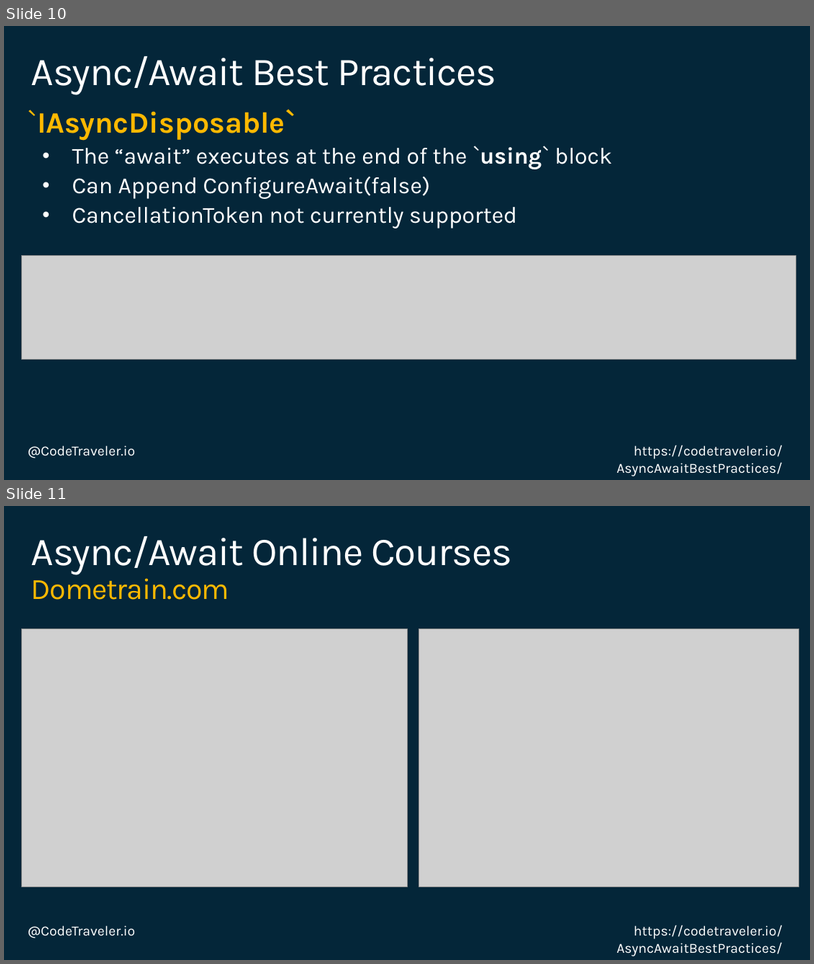
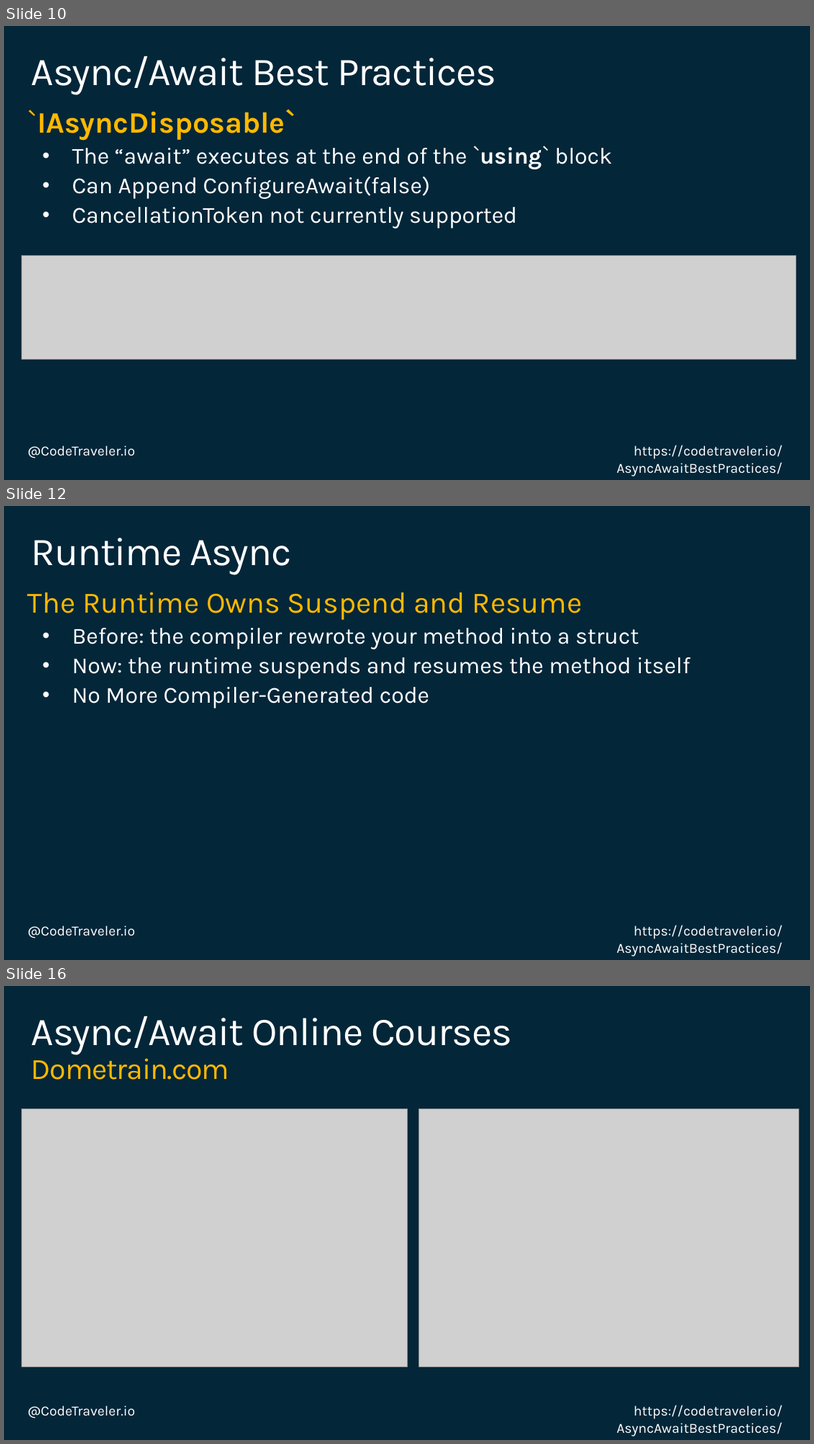
Before and after one commit to TheCodeTraveler/BecomeAnExpertWithAsyncAwait, a slide deck: 2. Correcting Common Async Await Mistakes/AsyncAwaitBestPractices.pptx. Shown one above the other, each under a label of ours: slides 10 and 11 before the commit, slides 10, 12 and 16 after it; the slides between them are not shown. The pictures are 814x964 and 814x1444 pixels, drawn with LibreOffice and Linux fonts; fonts in the diff are those of the drawing; grey boxes stand for pictures; background and template pictures are left out. Boxes give left, top, right and bottom in pixels: in the first picture for what was removed or moved away, otherwise in the second. Text is boxed around its words. In the diff, an @@ line names an element or a change of style, - is before the commit and + after.

Commit message:
Add Runtime Async

```diff
--- a/2. Correcting Common Async Await Mistakes/AsyncAwaitBestPractices.pptx
+++ b/2. Correcting Common Async Await Mistakes/AsyncAwaitBestPractices.pptx
@@ slide 12 added at (x1=4, y1=506, x2=810, y2=960), background #042639; not listed: 2 template elements that a slide beside it also shows @@
@@ title added at (x1=31, y1=538, x2=292, y2=575), 48 pt, text #FFFFFF @@
+Runtime Async
@@ text added at (x1=28, y1=592, x2=691, y2=708), 28 pt, text #FFFFFF @@
+The Runtime Owns Suspend and Resume
+  • Before: the compiler rewrote your method into a struct
+  • Now: the runtime suspends and resumes the method itself
+  • No More Compiler-Generated code
@@ what was slide 11 is now slide 16 @@
```
Also in this commit, not shown: 4 other slides added.
